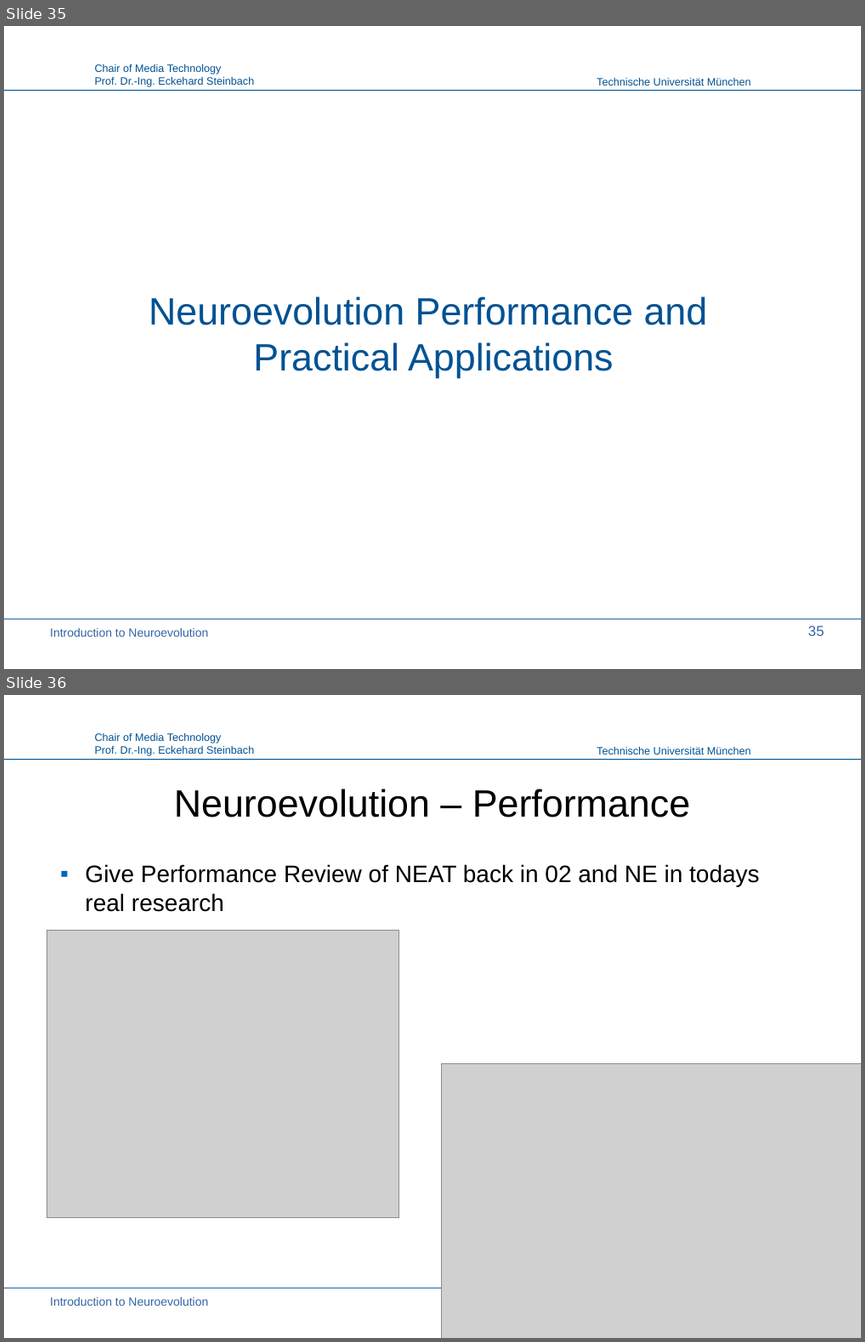
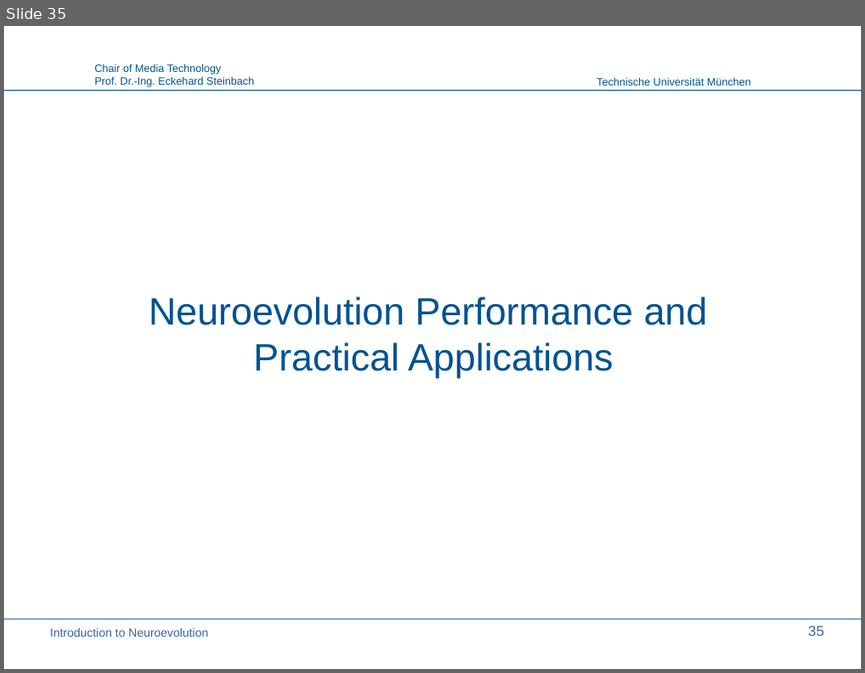
Before and after one commit to PaulPauls/Neuroevolution_of_Augmenting_Topologies_Paper, a slide deck: presentation/neuroevolution_presentation.odp. Shown one above the other, each under a label of ours: slides 35 and 36 before the commit, slide 35 after it. The pictures are 865x1342 and 865x673 pixels, drawn with LibreOffice and Linux fonts; fonts in the diff are those of the drawing; grey boxes stand for pictures; background and template pictures are left out. Boxes give left, top, right and bottom in pixels: in the first picture for what was removed or moved away, otherwise in the second. Text is boxed around its words. In the diff, an @@ line names an element or a change of style, - is before the commit and + after.

Commit message:
Add rea18 performance comparison; Finish presentation

```diff
--- a/presentation/neuroevolution_presentation.odp
+++ b/presentation/neuroevolution_presentation.odp
@@ slide 36 removed at box(4, 695, 861, 1338), background #FFFFFF; not listed: 4 template elements that a slide beside it also shows @@
@@ title removed at box(174, 789, 690, 817) @@
-Neuroevolution – Performance
@@ text removed at box(85, 864, 760, 912) @@
-▪ Give Performance Review of NEAT back in 02 and NE in todays real research
@@ picture removed at box(46, 930, 399, 1218) @@
@@ picture removed at box(441, 1063, 861, 1338) @@
@@ text removed at box(50, 1297, 208, 1305) @@
-Introduction to Neuroevolution
```
Also in this commit, not shown: 2 slides changed, 3 slides added, 2 other files.
